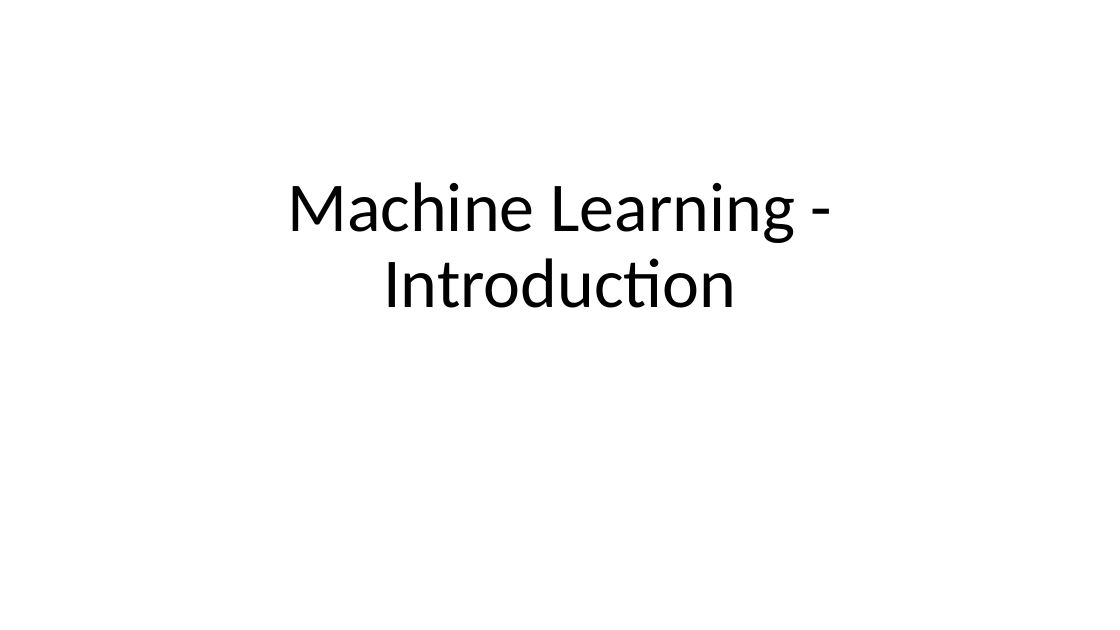
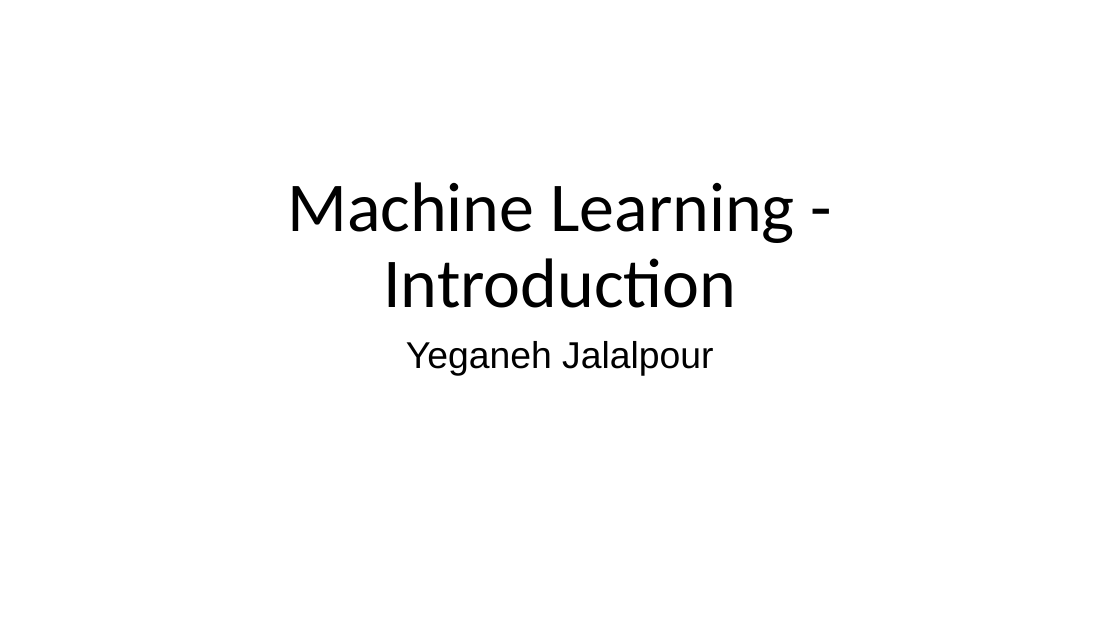
Before and after one commit to pdx-cs-ai/classical-ai-notes, a slide deck: slide 1 of 07-ml/07-1-mlintro.pptx. Drawn at 1120x630 pixels with LibreOffice and Linux fonts; fonts in the diff are those of the drawing. Boxes give left, top, right and bottom in pixels: in the first picture for what was removed or moved away, otherwise in the second. Text is boxed around its words. In the diff, an @@ line names an element or a change of style, - is before the commit and + after.

Commit message:
fixed up ML intro slides a bit

```diff
--- a/07-ml/07-1-mlintro.pptx
+++ b/07-ml/07-1-mlintro.pptx
@@ subtitle added at [406,341,713,375], 32 pt, text #000000 @@
+Yeganeh Jalalpour
```
Also in this commit, not shown: 4 other slides changed, 1 slide added.
